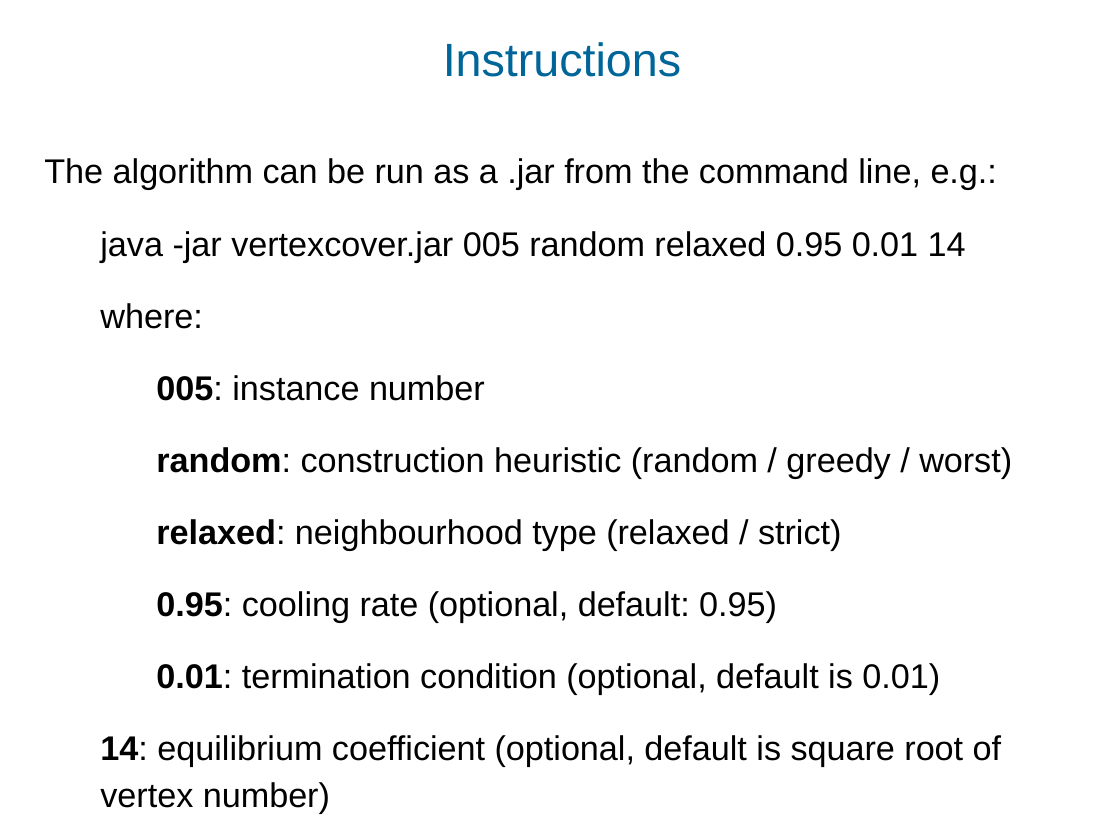
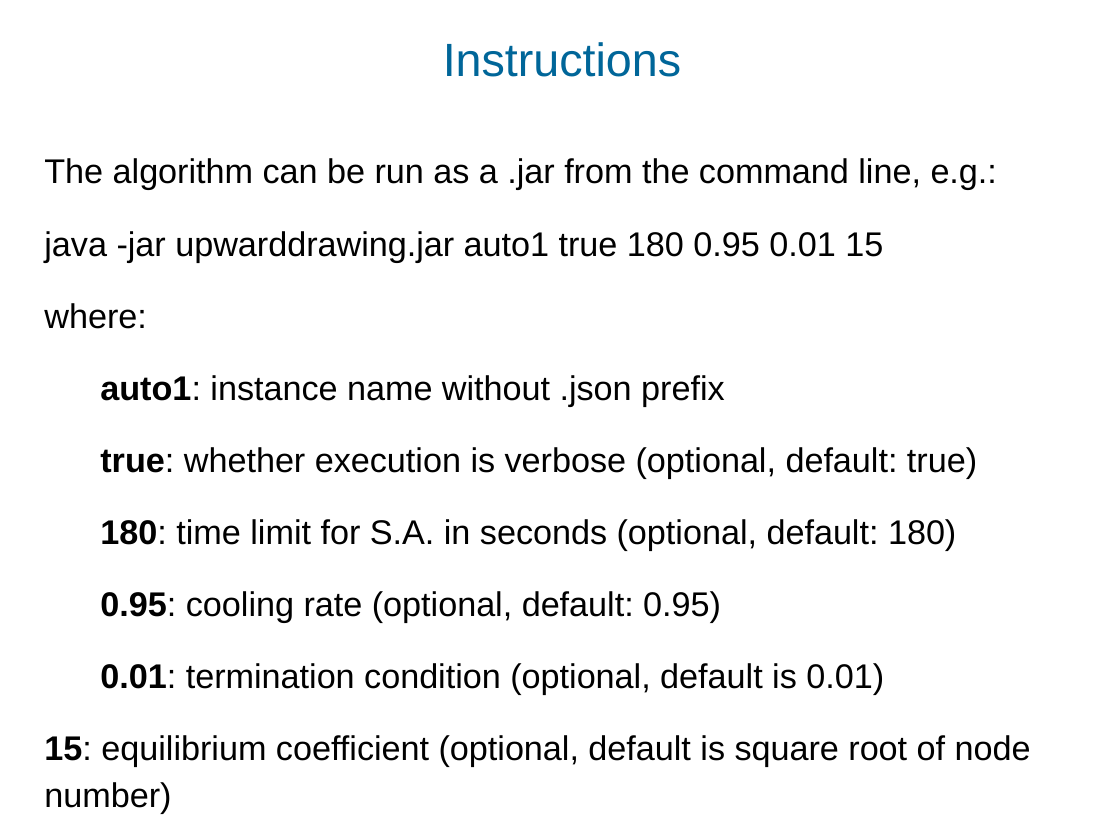
Before and after one commit to CatLassie/GDA2020, a slide deck: slide 11 of upwarddrawing.ppt (slide 9 before the commit). Drawn at 1120x840 pixels with LibreOffice and Linux fonts; fonts in the diff are those of the drawing; background and template pictures are left out. Boxes give left, top, right and bottom in pixels: in the first picture for what was removed or moved away, otherwise in the second. Text is boxed around its words. In the diff, an @@ line names an element or a change of style, - is before the commit and + after.

```diff
--- a/upwarddrawing.ppt
+++ b/upwarddrawing.ppt
@@ text at <box>44,231,883,262</box>: text changed @@
-java -jar vertexcover.jar 005 random relaxed 0.95 0.01 14
+java -jar upwarddrawing.jar auto1 true 180 0.95 0.01 15
@@ text at <box>100,375,977,550</box>: text changed @@
-005: instance number
-random: construction heuristic (random / greedy / worst)
-relaxed: neighbourhood type (relaxed / strict)
+auto1: instance name without .json prefix
+true: whether execution is verbose (optional, default: true)
+180: time limit for S.A. in seconds (optional, default: 180)
@@ text at <box>44,735,1031,814</box>: text changed @@
-14: equilibrium coefficient (optional, default is square root of vertex number)
+15: equilibrium coefficient (optional, default is square root of node number)
```
Also in this commit, not shown: 3 other slides changed, 8 slides added, 6 slides removed.
